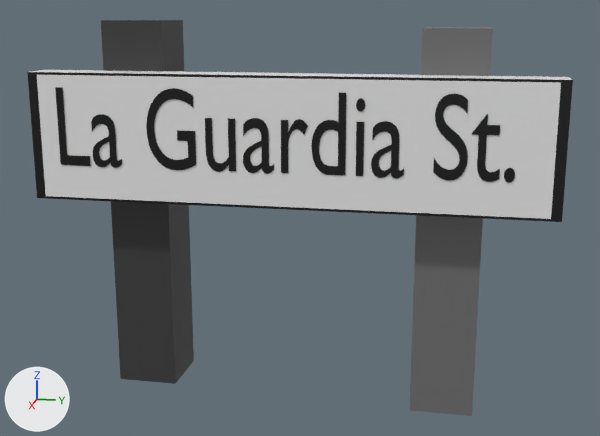
Two versions of the FBX model Assets/Models/uk_street_sign_rural_3.fbx, one commit apart.
Both versions are drawn from a 50 mm camera at (25.63, 8.79, 11.27) aimed at (0.07, 3.67, 4.88). The axes (+X, +Y, +Z) are drawn at lower left. The lights are the same throughout. Where no turn or scale is listed for an object, it has been applied to the vertices.
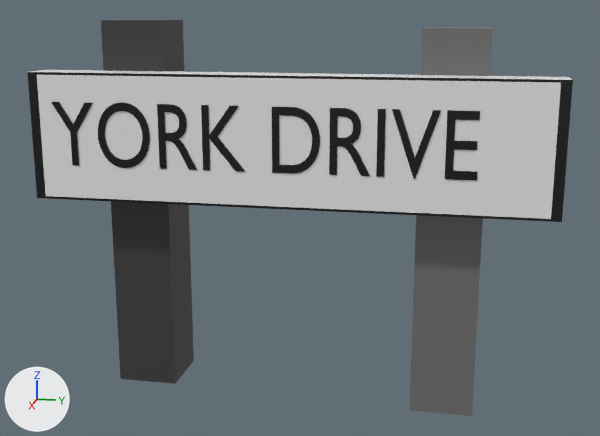
Changed parts and their boxes (x1, y1, x2, y2) in the pictures (600 x 436 px; the box of a moved part takes in the faces that stretch with it):
'Text', reshaped, rescaled (7% narrower, 19% shorter)
    before: (55, 87, 515, 183)
    after: (51, 102, 480, 180)
part 1 of me_text, rebuilt (39% wider, 19% shorter)
    before: (433, 93, 468, 180)
    after: (392, 109, 441, 179)
part 2 of me_text, rebuilt (14% wider, 19% shorter)
    before: (55, 87, 91, 166)
    after: (51, 102, 92, 166)
part 3 of me_text, deleted (black)
    before: (243, 118, 274, 174)
part 4 of me_text, deleted (black)
    before: (472, 114, 500, 182)
part 5 of me_text, deleted (black)
    before: (281, 119, 308, 173)
part 6 of me_text, deleted
    before: (356, 98, 365, 112)
part 7 of me_text, moved or reshaped
    before: (91, 88, 404, 179)
    after: (98, 102, 386, 177)
part 8 of me_text, cut back
    before: (504, 168, 515, 183)
    after: (445, 110, 480, 180)

The change in detail:
me_text is used by ob_text; location (1.65, -3.9, 6.63); rotation (1.571, 0.0, 1.571), in degrees (90, 0, 90); scale (2.5, 3.56, 4.0).
me_text had 1099 vertices, 1081 faces and spanned x 0.07..5.65, y -0.01..0.69, z 0.0.
me_text now has 381 vertices, 371 faces and spans x 0.0..5.64, y -0.01..0.69, z 0.0.
me_text part 1: the loose piece of 122 vertices spanning x 4.73..5.12, y -0.01..0.69, z 0.0 is rebuilt with 7 vertices and now spans x 4.57..5.17, y -0.01..0.68, z 0.0.
me_text part 2: the loose piece of 6 vertices spanning x 0.07..0.48, y 0.0..0.68, z 0.0 is rebuilt with 9 vertices and now spans x 0.0..0.6, y 0.0..0.68, z 0.0.
me_text part 3: the loose piece of 174 vertices spanning x 2.46..2.85, y -0.01..0.46, z 0.0 is deleted.
me_text part 4: the loose piece of 58 vertices spanning x 5.15..5.48, y -0.01..0.54, z 0.0 is deleted.
me_text part 5: the loose piece of 55 vertices spanning x 2.93..3.26, y 0.0..0.46, z 0.0 is deleted.
me_text part 6: the loose piece of 48 vertices spanning x 3.82..3.93, y 0.53..0.64, z 0.0 is deleted.
me_text part 7: 2 vertices moved within x 0.75..2.2, y 0.0..0.3, z 0.0; 579 vertices removed from x 0.52..4.4, y -0.01..0.69, z 0.0; 344 vertices added at x 0.65..4.49, y -0.01..0.69, z 0.0.
me_text part 8: 47 vertices removed from x 5.53..5.65, y -0.01..0.11, z 0.0; 11 vertices added at x 5.25..5.64, y 0.0..0.68, z 0.0.
Object 'Text' (ob_text) is rescaled from (2.5, 3.56, 4.0) to (2.32, 2.91, 4.0).
